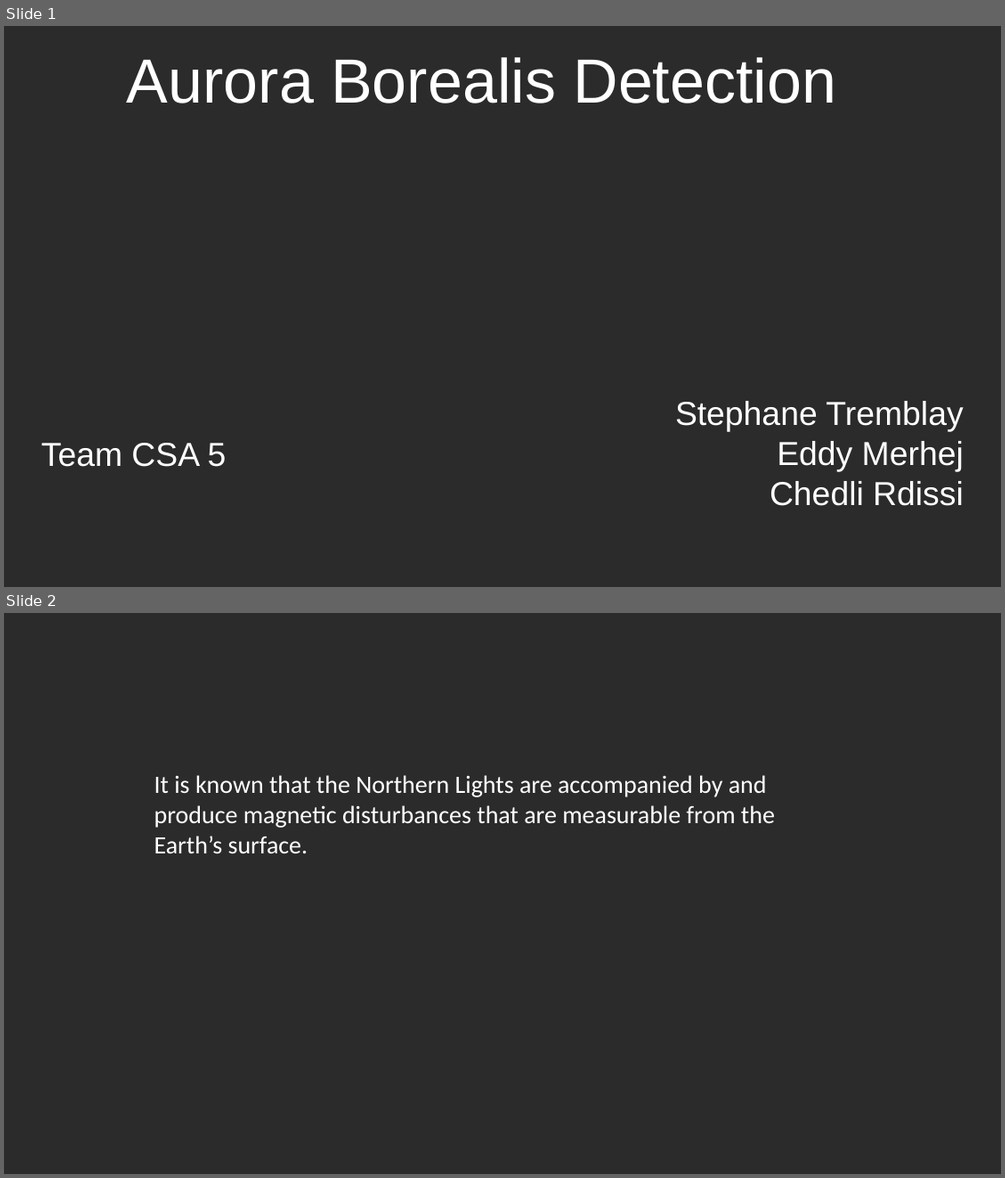
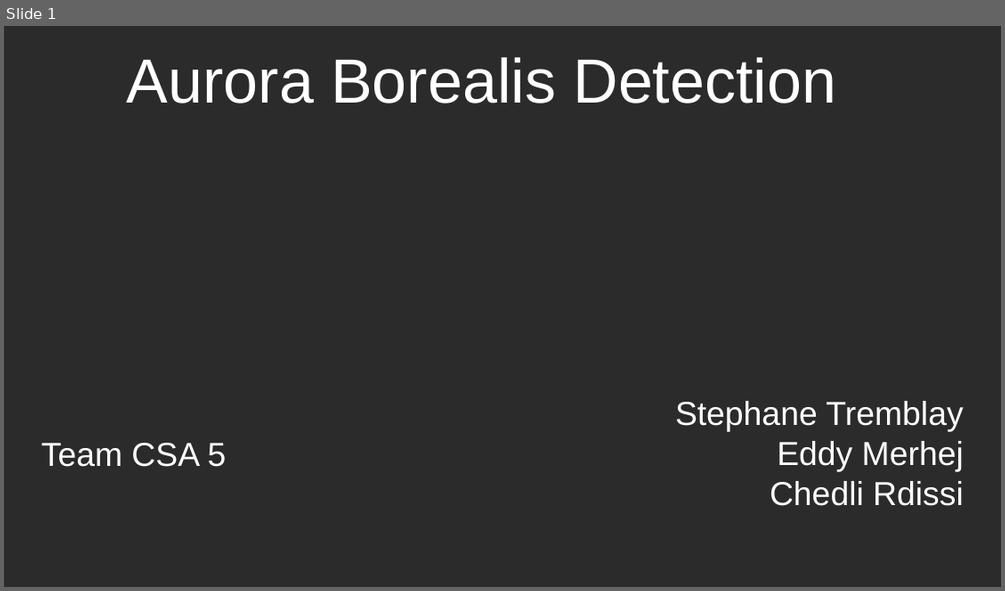
Before and after one commit to EddyMjay/Aurora-Borealis-Team-CSA-05, a slide deck: Team-CSA-5-Aurora-Borealis-Detection.pptx. Shown one above the other, each under a label of ours: slides 1 and 2 before the commit, slide 1 after it. The pictures are 1005x1178 and 1005x591 pixels, drawn with LibreOffice and Linux fonts; fonts in the diff are those of the drawing; background and template pictures are left out; a plain dark background stands for a picture behind light text. Boxes give left, top, right and bottom in pixels: in the first picture for what was removed or moved away, otherwise in the second. Text is boxed around its words. In the diff, an @@ line names an element or a change of style, - is before the commit and + after.

Commit message:
Final Final Final

```diff
--- a/Team-CSA-5-Aurora-Borealis-Detection.pptx
+++ b/Team-CSA-5-Aurora-Borealis-Detection.pptx
@@ slide 2 removed at bbox=[4, 613, 1001, 1174], background picture (left out) @@
@@ text removed at bbox=[154, 775, 775, 853] @@
-It is known that the Northern Lights are accompanied by and produce magnetic disturbances that are measurable from the Earth’s surface.
```
